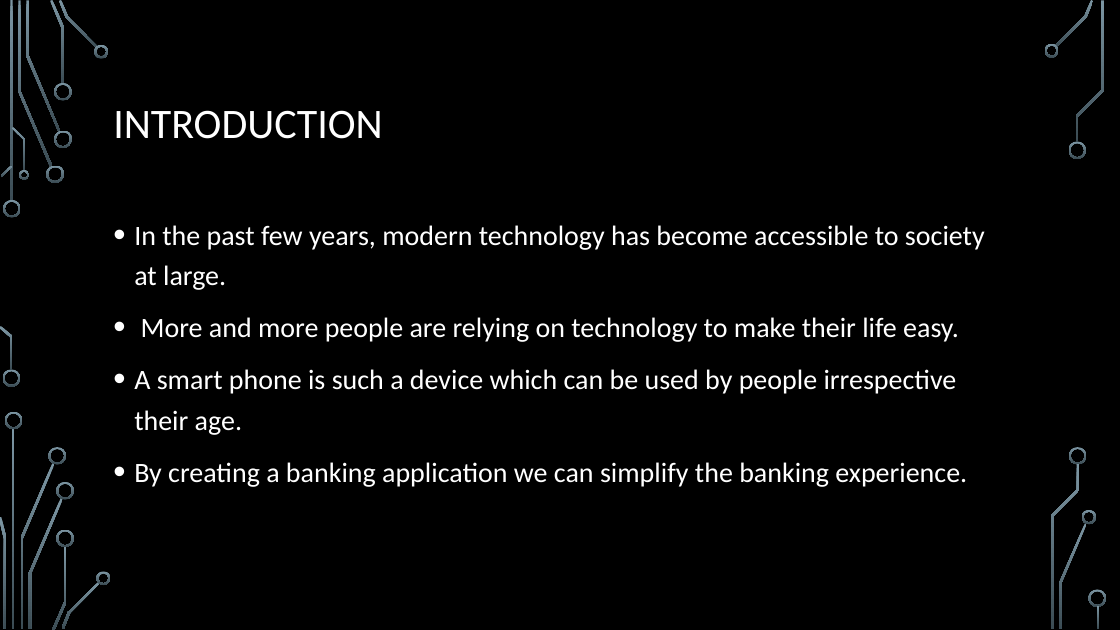
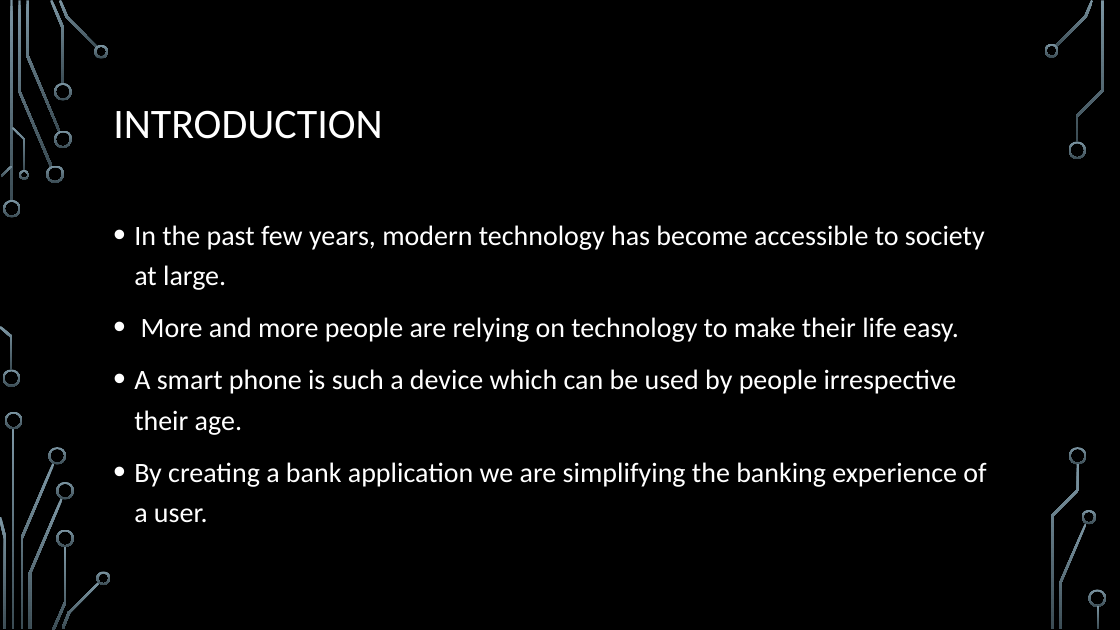
Before and after one commit to HariHaraSuryaTeja/Banking-Prototype, a slide deck: slide 2 of MAD BANK.pptx. Drawn at 1120x630 pixels with LibreOffice and Linux fonts; fonts in the diff are those of the drawing; background and template pictures are left out. Boxes give left, top, right and bottom in pixels: in the first picture for what was removed or moved away, otherwise in the second. Text is boxed around its words. In the diff, an @@ line names an element or a change of style, - is before the commit and + after.

```diff
--- a/MAD BANK.pptx
+++ b/MAD BANK.pptx
@@ text at (x1=134, y1=462, x2=986, y2=523): text changed @@
-• By creating a banking application we can simplify the banking experience.
+• By creating a bank application we are simplifying the banking experience of a user.
```
Also in this commit, not shown: 6 other slides changed, 1 slide added.
